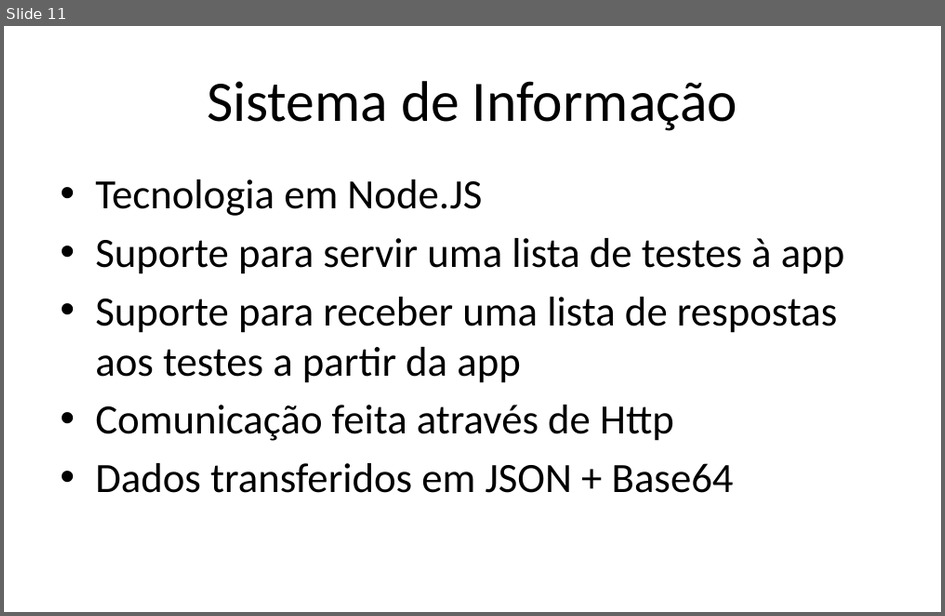
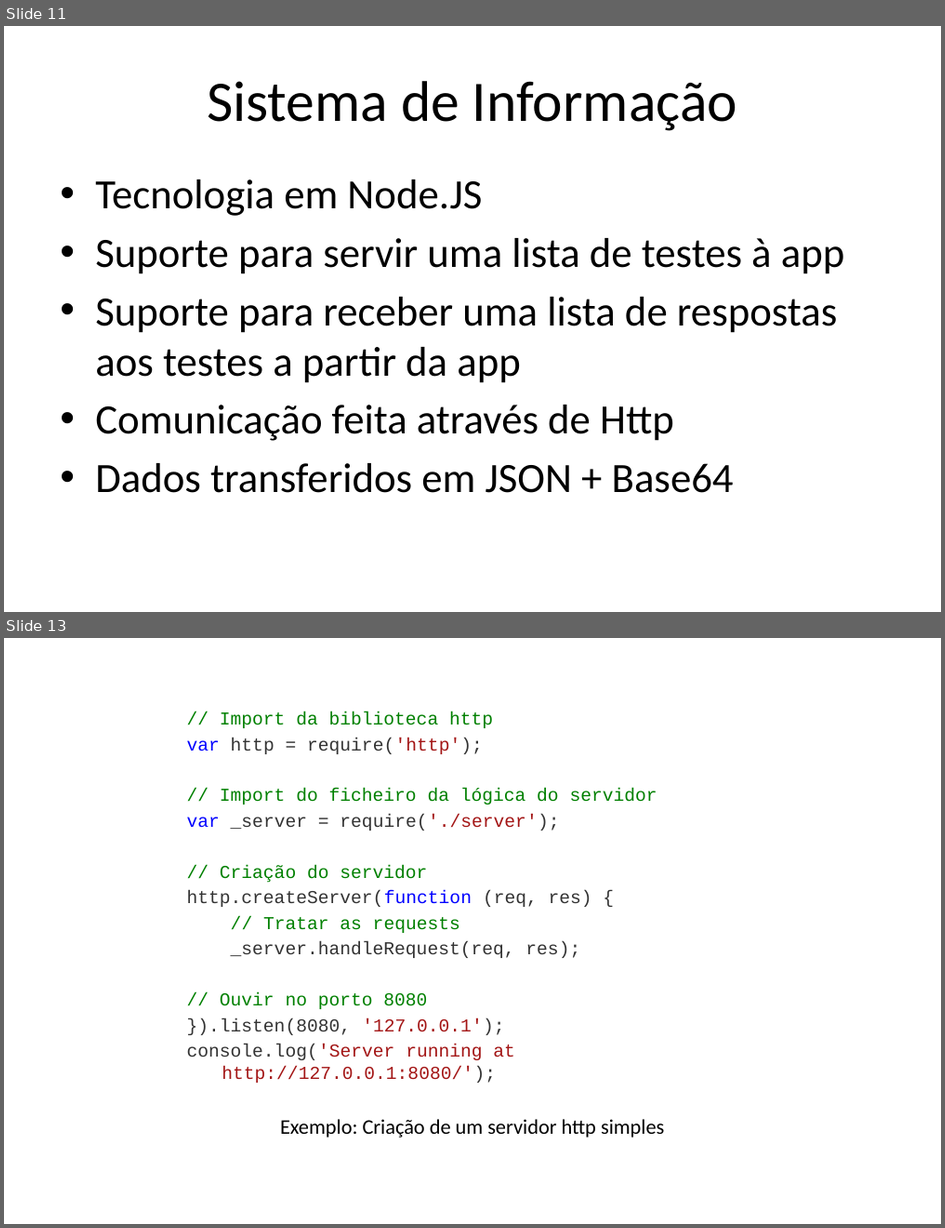
Before and after one commit to iptomar/letrinhas_si, a slide deck: Apresentacoes/v01.pptx. Shown one above the other, each under a label of ours: slide 11 before the commit, slides 11 and 13 after it; the slides between them are not shown. The pictures are 945x616 and 945x1228 pixels, drawn with LibreOffice and Linux fonts; fonts in the diff are those of the drawing; background and template pictures are left out. Boxes give left, top, right and bottom in pixels: in the first picture for what was removed or moved away, otherwise in the second. Text is boxed around its words. In the diff, an @@ line names an element or a change of style, - is before the commit and + after.

```diff
--- a/Apresentacoes/v01.pptx
+++ b/Apresentacoes/v01.pptx
@@ slide 13 added at [4, 638, 941, 1224], background #FFFFFF @@
@@ text added at [187, 711, 658, 1083], 14 pt, text #333333 @@
+// Import da biblioteca http
+var http = require('http');
+// Import do ficheiro da lógica do servidor
+var _server = require('./server');
+// Criação do servidor
+http.createServer(function (req, res) {
+// Tratar as requests
+_server.handleRequest(req, res);
+// Ouvir no porto 8080
+}).listen(8080, '127.0.0.1');
+console.log('Server running at http://127.0.0.1:8080/');
@@ text added at [280, 1119, 664, 1137], 16 pt, text #000000 @@
+Exemplo: Criação de um servidor http simples
```
Also in this commit, not shown: 3 slides changed, 13 other slides added, 1 slide removed.
